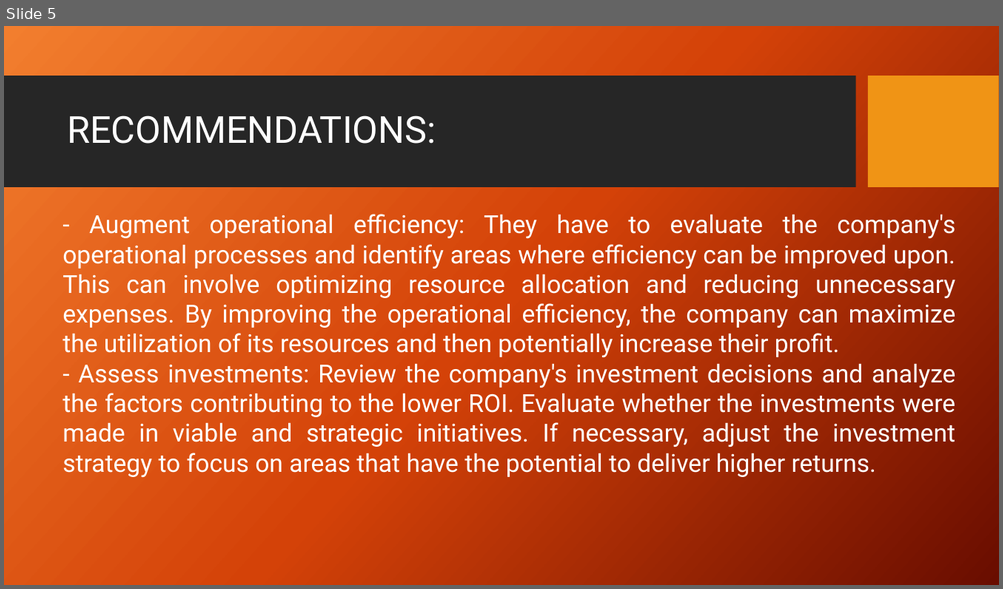
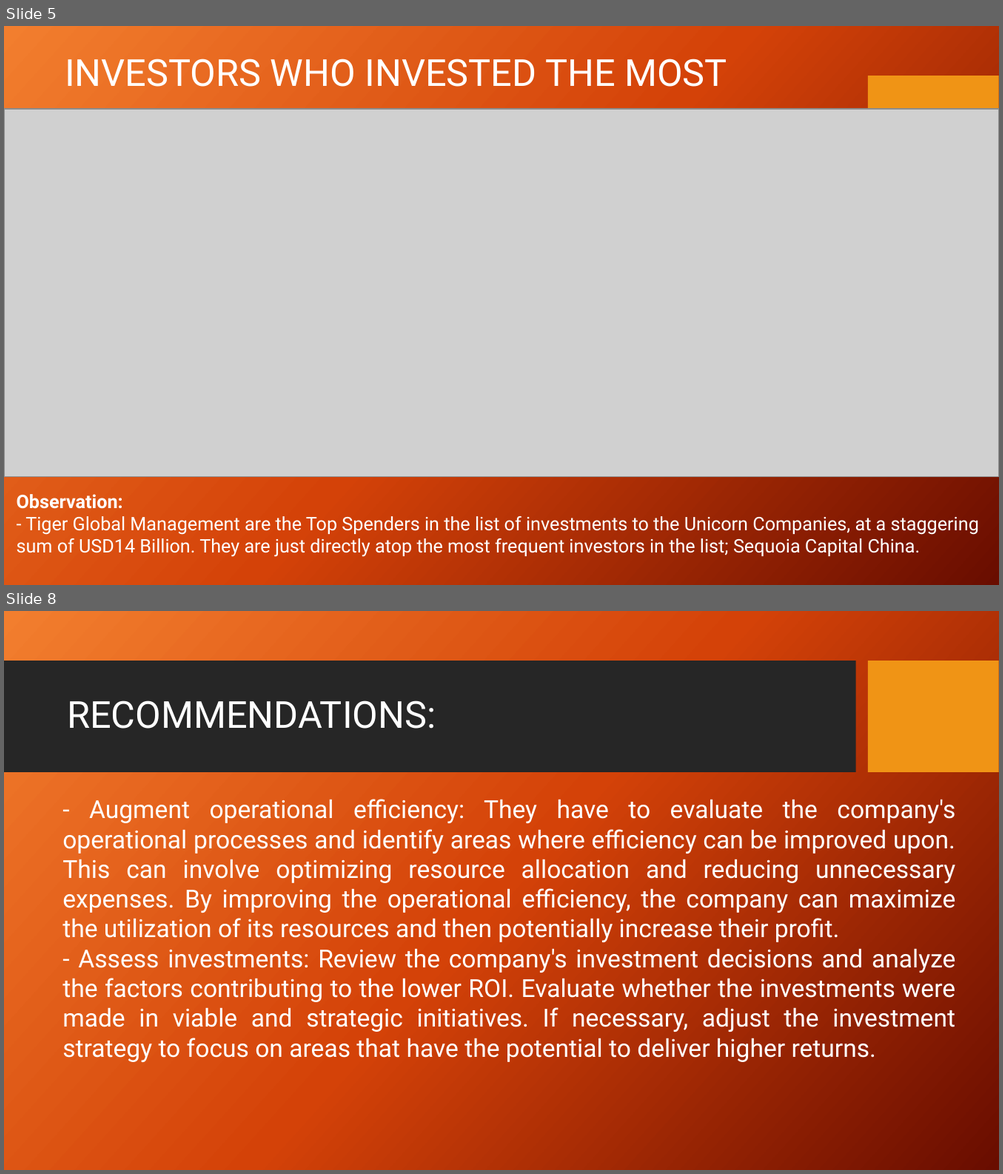
Before and after one commit to Nnamd1/Quantum-Analytics, a slide deck: NNAMDI LEONARD OGBUEFI'S PROJECT - POWERPOINT.pptx. Shown one above the other, each under a label of ours: slide 5 before the commit, slides 5 and 8 after it; the slides between them are not shown. The pictures are 1003x589 and 1003x1174 pixels, drawn with LibreOffice and Linux fonts; fonts in the diff are those of the drawing; grey boxes stand for pictures; background and template pictures are left out. Boxes give left, top, right and bottom in pixels: in the first picture for what was removed or moved away, otherwise in the second. Text is boxed around its words. In the diff, an @@ line names an element or a change of style, - is before the commit and + after.

```diff
--- a/NNAMDI LEONARD OGBUEFI'S PROJECT - POWERPOINT.pptx
+++ b/NNAMDI LEONARD OGBUEFI'S PROJECT - POWERPOINT.pptx
@@ slide 5 added at (4, 26, 999, 585), background picture (left out); not listed: 1 template element that a slide beside it also shows @@
@@ title added at (65, 59, 726, 87), 36 pt, text #FFFFFF @@
+INVESTORS WHO INVESTED THE MOST
@@ picture added at (4, 109, 999, 477) @@
@@ text added at (17, 494, 979, 557), 18 pt, text #FFFFFF @@
+Observation:
+- Tiger Global Management are the Top Spenders in the list of investments to the Unicorn Companies, at a staggering sum of USD14 Billion. They are just directly atop the most frequent investors in the list; Sequoia Capital China.
@@ what was slide 5 is now slide 8 @@
```
Also in this commit, not shown: 2 other slides added.
